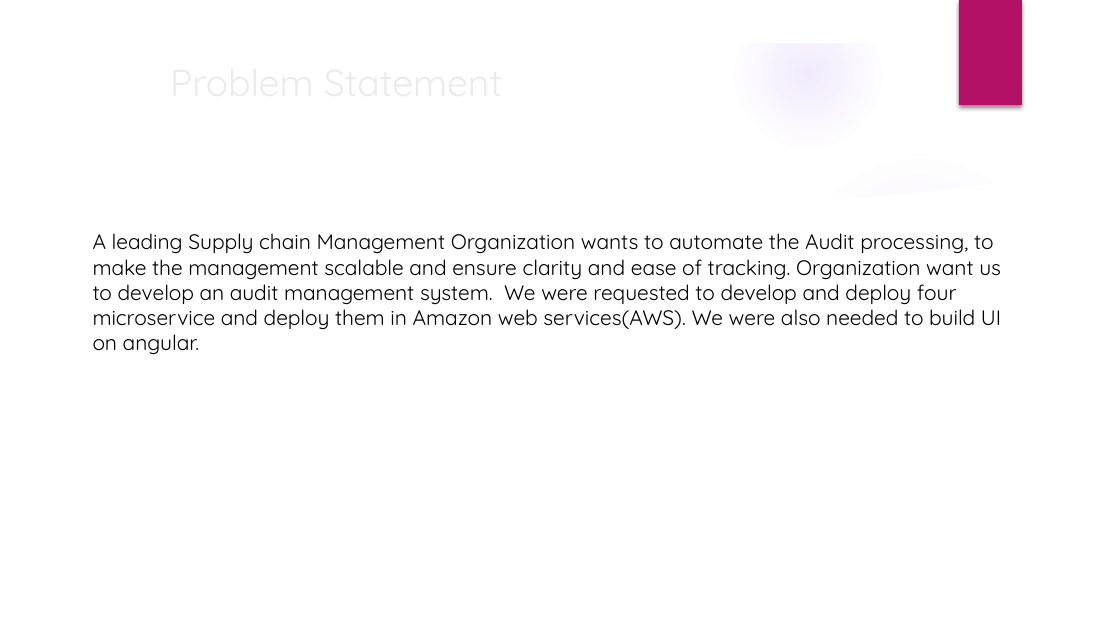
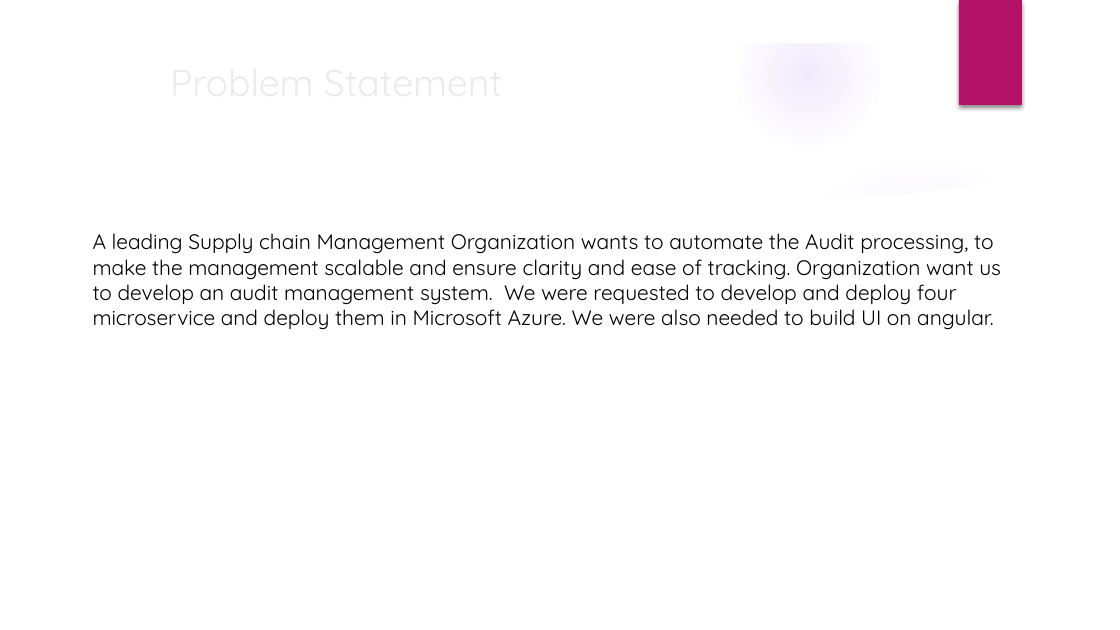
Before and after one commit to Nil3110/Audit-Management-System, a slide deck: slide 3 of PPT/Audit Management System[IJ024].pptx. Drawn at 1120x630 pixels with LibreOffice and Linux fonts; fonts in the diff are those of the drawing; background and template pictures are left out. Boxes give left, top, right and bottom in pixels: in the first picture for what was removed or moved away, otherwise in the second. Text is boxed around its words. In the diff, an @@ line names an element or a change of style, - is before the commit and + after.

```diff
--- a/PPT/Audit Management System[IJ024].pptx
+++ b/PPT/Audit Management System[IJ024].pptx
@@ text at (93,233,1001,330): text changed @@
-A leading Supply chain Management Organization wants to automate the Audit processing, to make the management scalable and ensure clarity and ease of tracking. Organization want us to develop an audit management system. We were requested to develop and deploy four microservice and deploy them in Amazon web services(AWS). We were also needed to build UI on angular.
+A leading Supply chain Management Organization wants to automate the Audit processing, to make the management scalable and ensure clarity and ease of tracking. Organization want us to develop an audit management system. We were requested to develop and deploy four microservice and deploy them in Microsoft Azure. We were also needed to build UI on angular.
```
